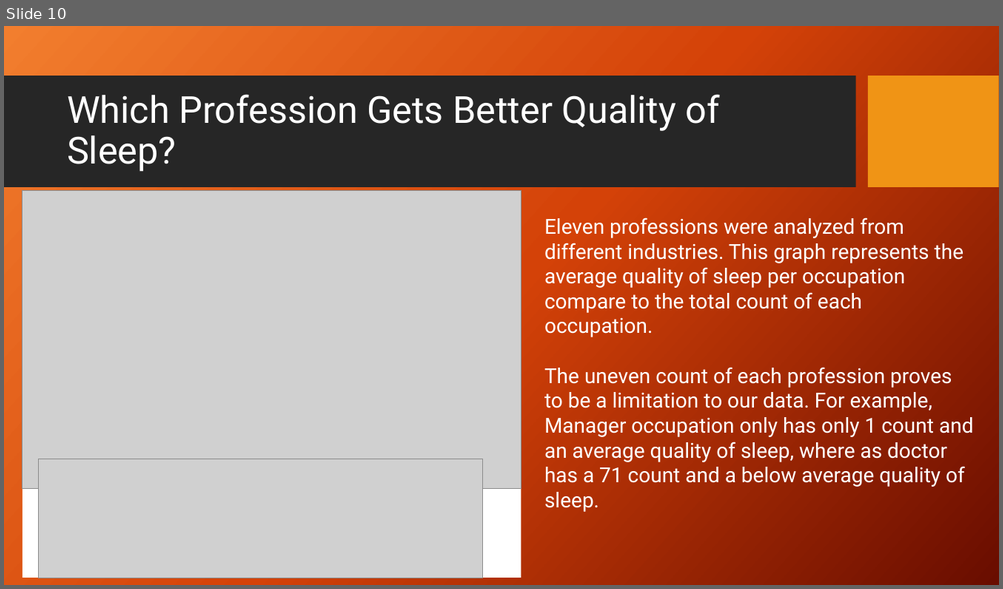
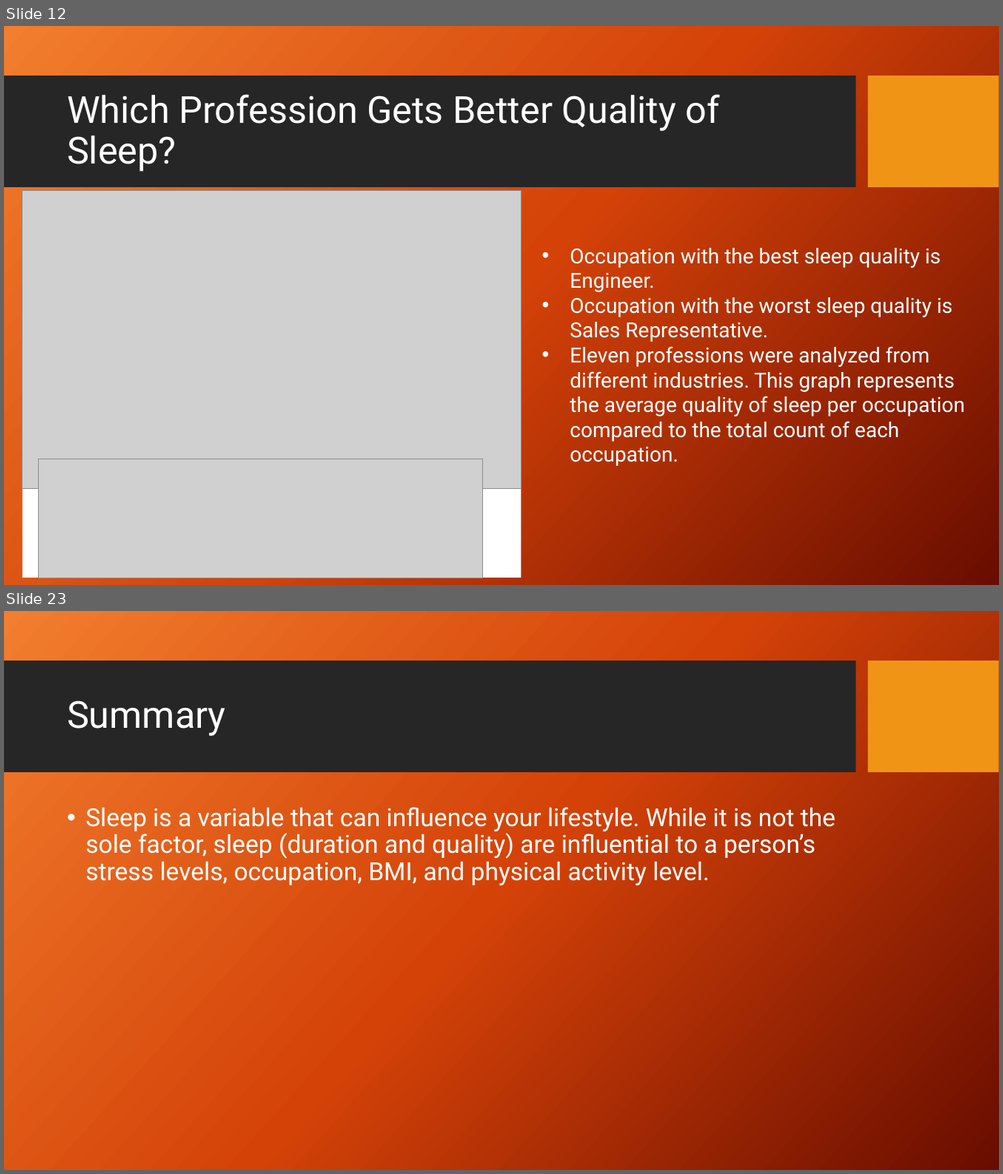
Before and after one commit to jaredsletto/Project_1, a slide deck: Project 1 - Sleep Project.pptx. Shown one above the other, each under a label of ours: slide 10 before the commit, slides 12 and 23 after it; the slides between them are not shown. The pictures are 1003x589 and 1003x1174 pixels, drawn with LibreOffice and Linux fonts; fonts in the diff are those of the drawing; grey boxes stand for pictures; background and template pictures are left out. Boxes give left, top, right and bottom in pixels: in the first picture for what was removed or moved away, otherwise in the second. Text is boxed around its words. In the diff, an @@ line names an element or a change of style, - is before the commit and + after.

```diff
--- a/Project 1 - Sleep Project.pptx
+++ b/Project 1 - Sleep Project.pptx
@@ slide 23 added at [4, 611, 999, 1170], background picture (left out); not listed: 2 template elements that a slide beside it also shows @@
@@ title added at [67, 701, 226, 736], 36 pt, text #FFFFFF @@
+Summary
@@ text added at [85, 807, 835, 886], 24 pt, text #FFFFFF @@
+• Sleep is a variable that can influence your lifestyle. While it is not the sole factor, sleep (duration and quality) are influential to a person’s stress levels, occupation, BMI, and physical activity level.
@@ what was slide 10 is now slide 12 @@
@@ slide 12 changed as well @@
@@ text at [569, 248, 965, 466]: text changed @@
-Eleven professions were analyzed from different industries. This graph represents the average quality of sleep per occupation compare to the total count of each occupation.
-The uneven count of each profession proves to be a limitation to our data. For example, Manager occupation only has only 1 count and an average quality of sleep, where as doctor has a 71 count and a below average quality of sleep.
+• Occupation with the best sleep quality is Engineer.
+• Occupation with the worst sleep quality is Sales Representative.
+• Eleven professions were analyzed from different industries. This graph represents the average quality of sleep per occupation compared to the total count of each occupation.
```
Also in this commit, not shown: 3 other slides changed, 12 other slides added.
